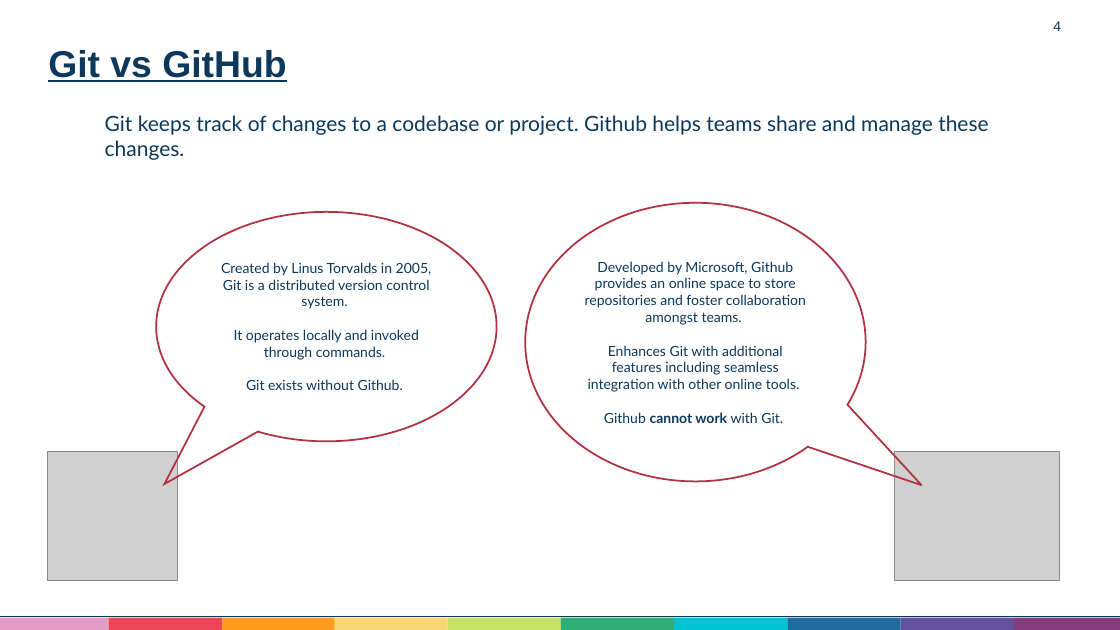
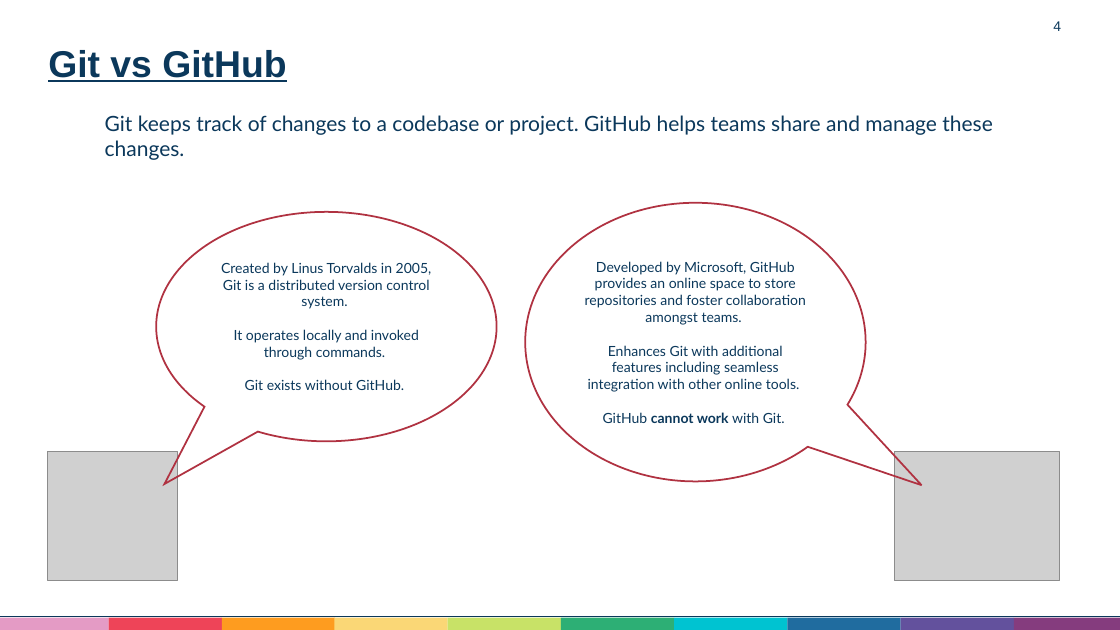
Before and after one commit to Aneurin-Bevan-University-Health-Board/biu_GitHub_Training, a slide deck: slide 4 of Training/Github Training.pptx. Drawn at 1120x630 pixels with LibreOffice and Linux fonts; fonts in the diff are those of the drawing; grey boxes stand for pictures. Boxes give left, top, right and bottom in pixels: in the first picture for what was removed or moved away, otherwise in the second. Text is boxed around its words. In the diff, an @@ line names an element or a change of style, - is before the commit and + after.

```diff
--- a/Training/Github Training.pptx
+++ b/Training/Github Training.pptx
@@ text at box(105, 115, 992, 160): text changed @@
-Git keeps track of changes to a codebase or project. Github helps teams share and manage these changes.
+Git keeps track of changes to a codebase or project. GitHub helps teams share and manage these changes.
@@ text in speech bubble at box(585, 261, 806, 325): text changed @@
-Developed by Microsoft, Github provides an online space to store repositories and foster collaboration amongst teams.
+Developed by Microsoft, GitHub provides an online space to store repositories and foster collaboration amongst teams.
@@ text in speech bubble at box(245, 379, 404, 390): text changed @@
-Git exists without Github.
+Git exists without GitHub.
@@ text in speech bubble at box(603, 412, 785, 423): text changed @@
-Github cannot work with Git.
+GitHub cannot work with Git.
```
Also in this commit, not shown: 16 other slides changed, 1 slide added, 1 other file.
